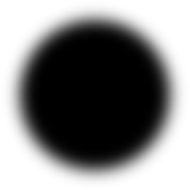
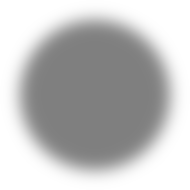
Layered file, before and after one edit (w=190, h=190). Changes by layer:
"Layer 1": opacity 100% → 50% over [5, 5, 185, 185]
